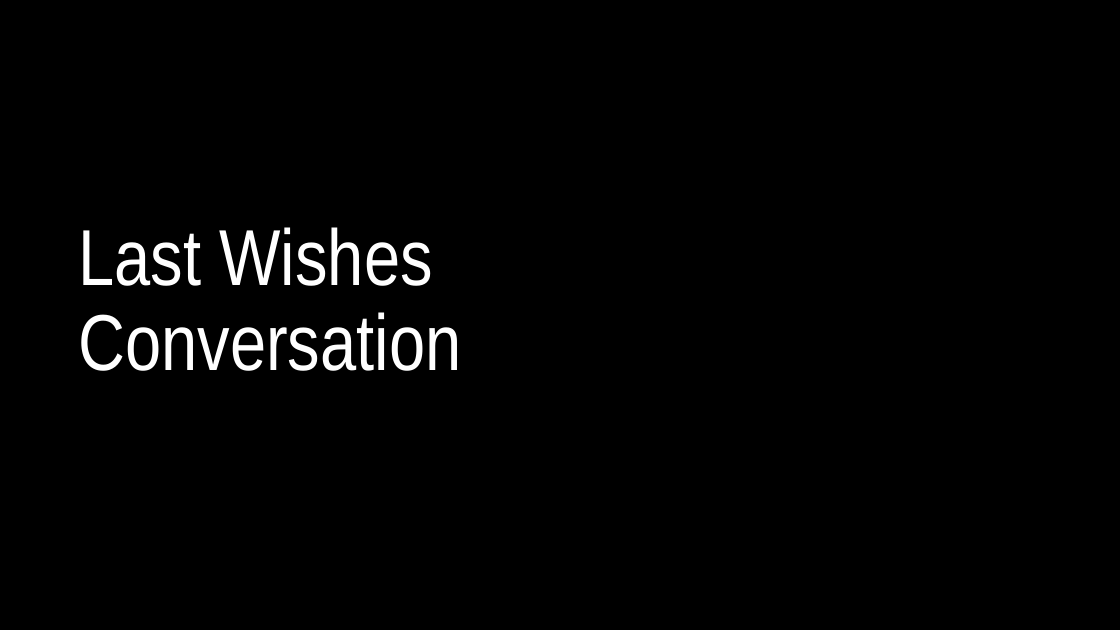
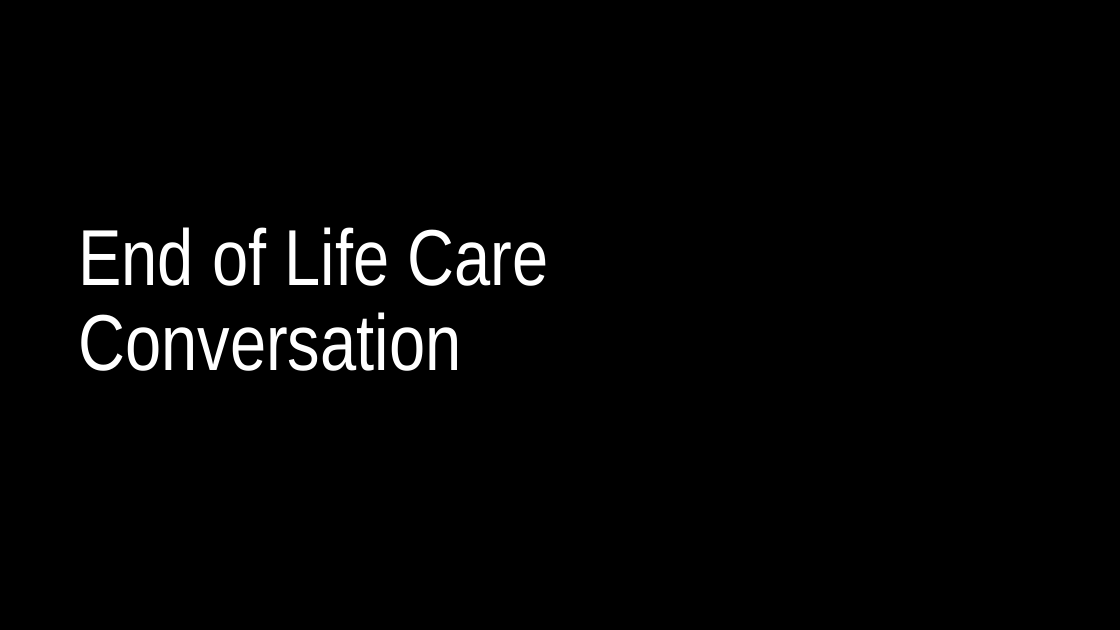
Before and after one commit to ek775/Bioinformatics_MS_Notes, a slide deck: slide 8 of homework/23&Me/23 & Me Variant Analysis.pptx. Drawn at 1120x630 pixels with LibreOffice and Linux fonts; fonts in the diff are those of the drawing; background and template pictures are left out. Boxes give left, top, right and bottom in pixels: in the first picture for what was removed or moved away, otherwise in the second. Text is boxed around its words. In the diff, an @@ line names an element or a change of style, - is before the commit and + after.

Commit message:
presentation

```diff
--- a/homework/23&Me/23 & Me Variant Analysis.pptx
+++ b/homework/23&Me/23 & Me Variant Analysis.pptx
@@ title at [78,227,548,371]: text changed @@
-Last Wishes Conversation
+End of Life Care Conversation
```
Also in this commit, not shown: 1 other slide changed.
